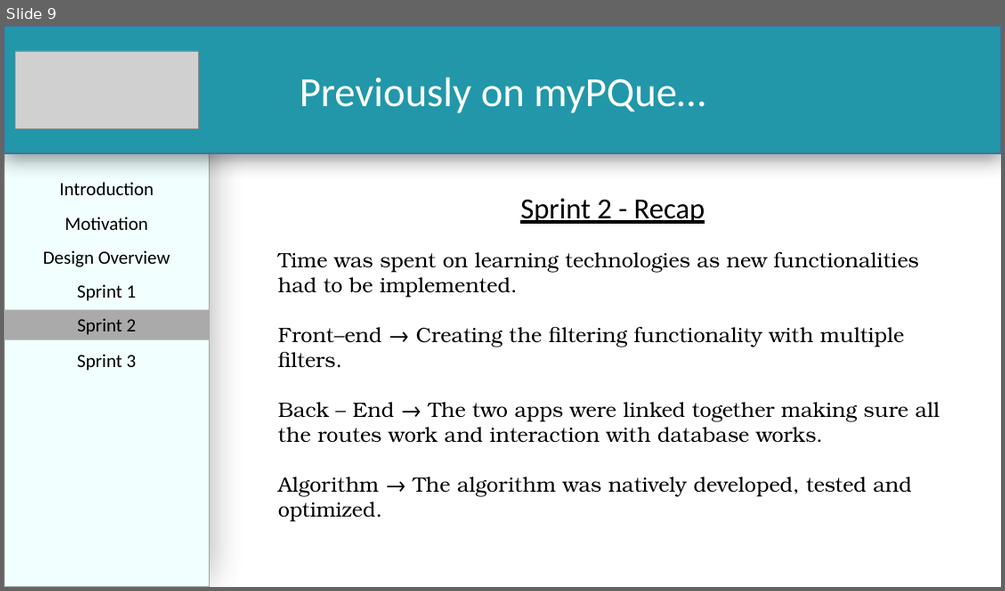
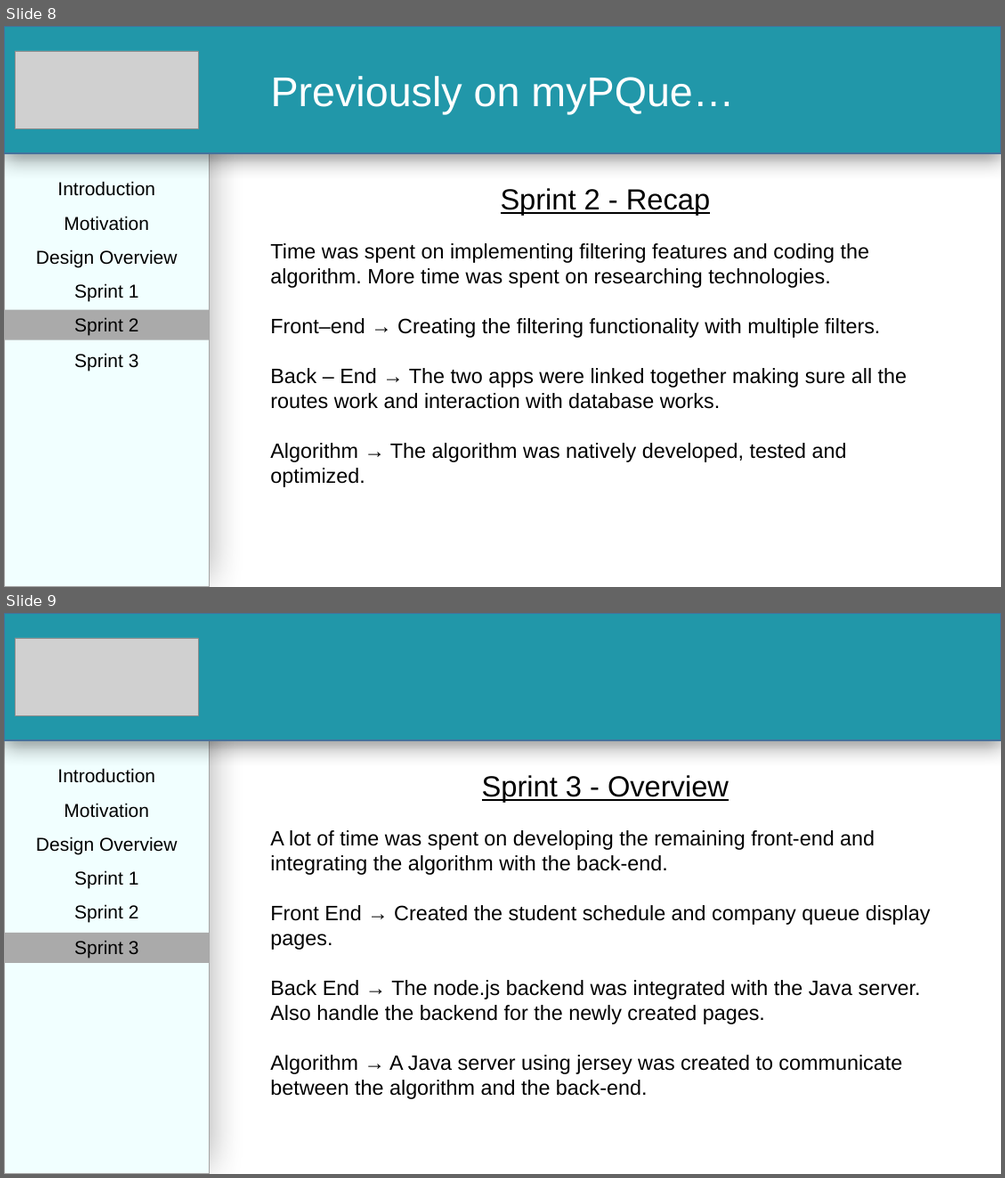
Before and after one commit to PalinaRawat/MyPQue, a slide deck: Documents/Team 7 - Sprint 3 Presentation.pptx. Shown one above the other, each under a label of ours: slide 9 before the commit, slides 8 and 9 after it. The pictures are 1005x591 and 1005x1178 pixels, drawn with LibreOffice and Linux fonts; fonts in the diff are those of the drawing; grey boxes stand for pictures. Boxes give left, top, right and bottom in pixels: in the first picture for what was removed or moved away, otherwise in the second. Text is boxed around its words. In the diff, an @@ line names an element or a change of style, - is before the commit and + after.

```diff
--- a/Documents/Team 7 - Sprint 3 Presentation.pptx
+++ b/Documents/Team 7 - Sprint 3 Presentation.pptx
@@ slide 9 added at bbox=[4, 613, 1001, 1174], background #FFFFFF @@
@@ rectangle added at bbox=[4, 613, 210, 1174], fill #F1FFFF, outline #A5A5A5 1 pt @@
@@ rectangle added at bbox=[4, 613, 1001, 740], fill #2197A9, outline #43739E 1 pt @@
@@ picture added at bbox=[16, 638, 198, 715] @@
@@ text added at bbox=[57, 768, 155, 783], 18 pt, text #000000 @@
+Introduction
@@ text added at bbox=[270, 775, 930, 1099], 20 pt, text #000000 @@
+Sprint 3 - Overview
+A lot of time was spent on developing the remaining front-end and integrating the algorithm with the back-end.
+Front End → Created the student schedule and company queue display pages.
+Back End → The node.js backend was integrated with the Java server. Also handle the backend for the newly created pages.
+Algorithm → A Java server using jersey was created to communicate between the algorithm and the back-end.
@@ text added at bbox=[64, 803, 149, 818], 18 pt, text #000000 @@
+Motivation
@@ text added at bbox=[36, 836, 177, 855], 18 pt, text #000000 @@
+Design Overview
@@ text added at bbox=[74, 870, 139, 889], 18 pt, text #000000 @@
+Sprint 1
@@ text added at bbox=[74, 904, 139, 923], 18 pt, text #000000 @@
+Sprint 2
@@ rectangle added at bbox=[4, 933, 210, 962], fill #AAAAAA, 18 pt, text #000000 @@
+Sprint 3
@@ what was slide 9 is now slide 8 @@
@@ slide 8 changed as well @@
@@ text "Sprint 2 - Recap": place and size @@
-text "Sprint 2 - Recap" at bbox=[278, 198, 940, 522]
+text "Sprint 2 - Recap" at bbox=[270, 188, 906, 487]
@@ text at bbox=[270, 188, 906, 487]: font Calibri to Arial in "Sprint 2 - Recap"; font TeX Gyre Bonum to Arial in "Front–end → Creating the filtering functionality with ...", "Back – End → The two apps ...", "Algorithm → The algorithm was natively developed, ..." @@
@@ text at bbox=[270, 243, 869, 288]: text changed; font TeX Gyre Bonum to Arial @@
-Time was spent on learning technologies as new functionalities had to be implemented.
+Time was spent on implementing filtering features and coding the algorithm. More time was spent on researching technologies.
@@ font Calibri to Arial in 7 elements at bbox=[4, 26, 1001, 153], bbox=[57, 181, 155, 196], bbox=[64, 216, 149, 231], bbox=[36, 249, 177, 268], bbox=[74, 283, 139, 302], bbox=[4, 309, 210, 339], bbox=[74, 353, 139, 371] @@
```
Also in this commit, not shown: 9 other slides changed, 7 other slides added, 1 other file.
